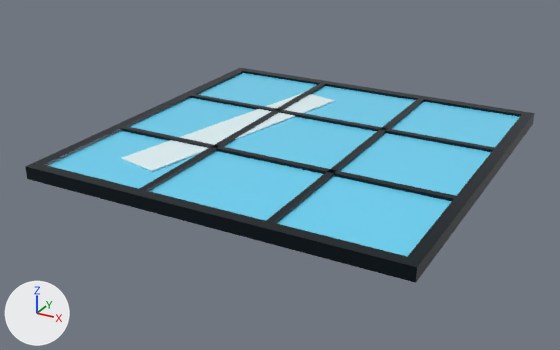
The glTF model output/structural_windows/glb/skylight_3x3.glb: old version first, new version second.
Rendered twice from a 50 mm camera at (2.65, -5.19, 2.27) aimed at (-0.11, -0.17, -0.23). Arrows for +X, +Y and +Z are at lower left; the lights stay in place. The older version comes first. Where no turn or scale is listed for an object, it has been applied to the vertices.

In view in the first picture: 'Frame_East', 'Frame_North', 'Frame_South', 'Frame_West', 'Glass_Surface', 'Mullion_X_1', 'Mullion_X_2', 'Mullion_Z_1', 'Mullion_Z_2', 'Reflection_Stripe'.
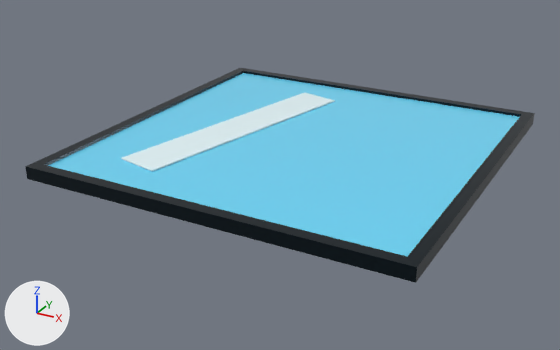
Patch to the scene script:
```diff
--- a/output/structural_windows/glb/skylight_3x3.glb.py
+++ b/output/structural_windows/glb/skylight_3x3.glb.py
@@ ob_mullion_x_1 @@
-ob_mullion_x_1 = bpy.data.objects.new('Mullion_X_1', me_mesh_4)
-ob_mullion_x_1.location = (-0.5, 0.0, 0.0)
@@ ob_mullion_x_2 @@
-ob_mullion_x_2 = bpy.data.objects.new('Mullion_X_2', me_mesh_5)
-ob_mullion_x_2.location = (0.5, 0.0, 0.0)
@@ ob_mullion_z_1 @@
-ob_mullion_z_1 = bpy.data.objects.new('Mullion_Z_1', me_mesh_6)
-ob_mullion_z_1.location = (0.0, 0.5, 0.0)
@@ ob_mullion_z_2 @@
-ob_mullion_z_2 = bpy.data.objects.new('Mullion_Z_2', me_mesh_7)
-ob_mullion_z_2.location = (0.0, -0.5, 0.0)
```

Where the change shows, as pixel boxes [x1, y1, x2, y2] in the pictures (560 x 350 px):
'Mullion_Z_2', deleted
    before: [121, 126, 456, 201]
'Mullion_Z_1', deleted
    before: [191, 94, 495, 152]
'Mullion_X_2', deleted
    before: [266, 98, 424, 223]
'Mullion_X_1', deleted
    before: [139, 83, 325, 191]
